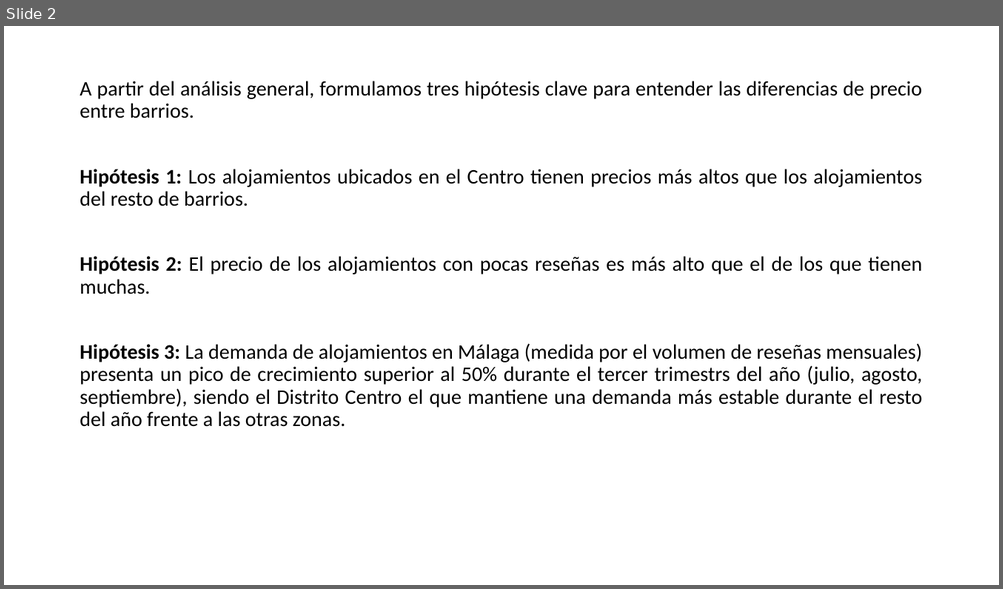
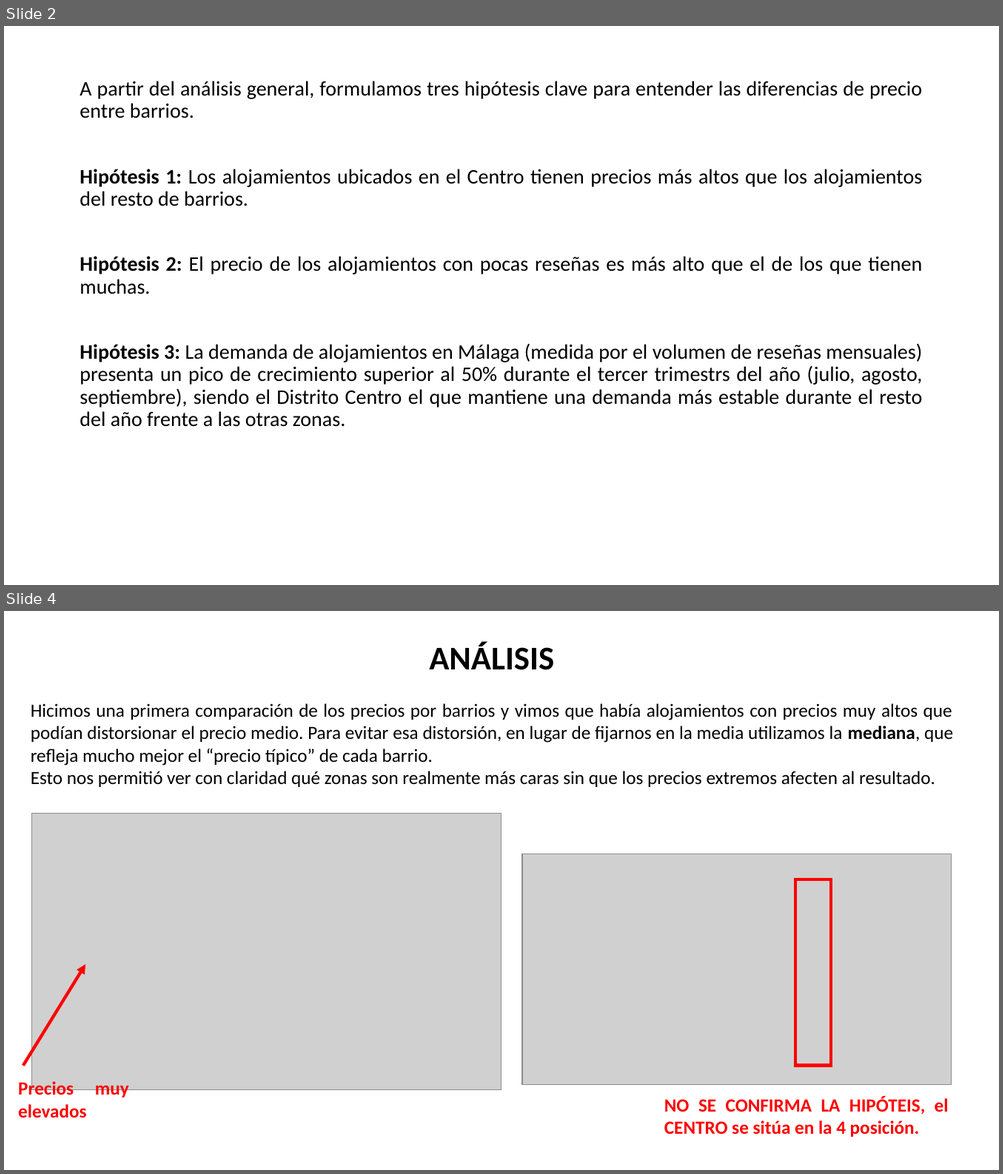
Before and after one commit to MHHsim/Proyect-Break-I, a slide deck: Pendiente/EDA - Alquileres Málaga - 2025.pptx. Shown one above the other, each under a label of ours: slide 2 before the commit, slides 2 and 4 after it; the slides between them are not shown. The pictures are 1003x589 and 1003x1174 pixels, drawn with LibreOffice and Linux fonts; fonts in the diff are those of the drawing; grey boxes stand for pictures. Boxes give left, top, right and bottom in pixels: in the first picture for what was removed or moved away, otherwise in the second. Text is boxed around its words. In the diff, an @@ line names an element or a change of style, - is before the commit and + after.

```diff
--- a/Pendiente/EDA - Alquileres Málaga - 2025.pptx
+++ b/Pendiente/EDA - Alquileres Málaga - 2025.pptx
@@ slide 4 added at [4,611,999,1170], background #FFFFFF @@
@@ text added at [31,642,953,787], 18 pt, text #000000 @@
+ANÁLISIS
+Hicimos una primera comparación de los precios por barrios y vimos que había alojamientos con precios muy altos que podían distorsionar el precio medio. Para evitar esa distorsión, en lugar de fijarnos en la media utilizamos la mediana, que refleja mucho mejor el “precio típico” de cada barrio.
+Esto nos permitió ver con claridad qué zonas son realmente más caras sin que los precios extremos afecten al resultado.
@@ picture added at [31,813,502,1090] @@
@@ picture added at [522,854,950,1085] @@
@@ rectangle added at [796,880,831,1066], outline #FF0000 3 pt @@
@@ arrow added from (23, 1066) to (85, 965), #FF0000 3 pt @@
@@ text added at [18,1080,129,1119], 18 pt, text #FF0000, bold @@
+Precios muy elevados
@@ text added at [664,1097,948,1137], 18 pt, text #FF0000, bold @@
+NO SE CONFIRMA LA HIPÓTEIS, el CENTRO se sitúa en la 4 posición.
```
Also in this commit, not shown: 2 slides changed, 2 other slides added, 5 slides removed, 2 other files.
